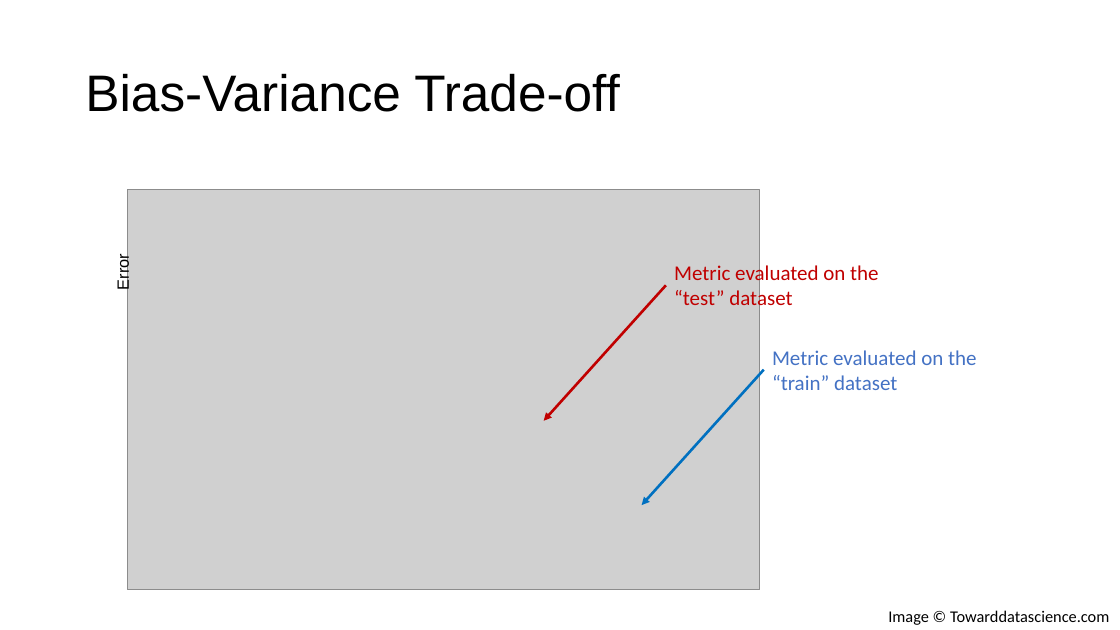
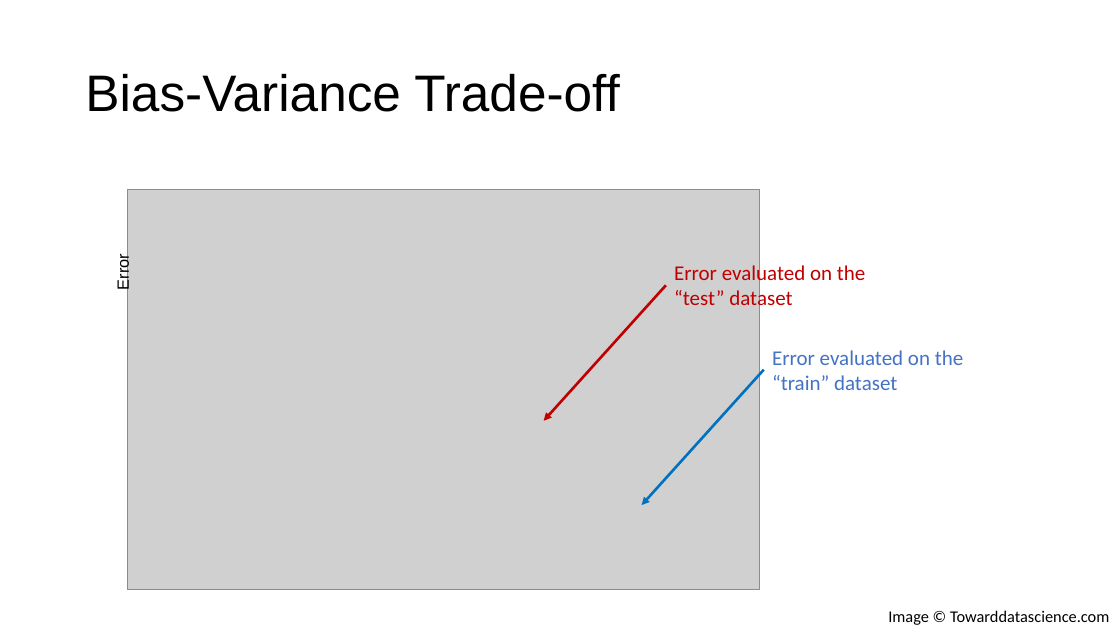
Before and after one commit to toelt-llc/MSCA-ITN-PARENT, a slide deck: slide 12 of DETERMINED2022/Introduction to model validation and unbalanced datasets/DETERMINED2022-toelt-Model_Validation_lecture_michelucci.pptx (slide 11 before the commit). Drawn at 1120x630 pixels with LibreOffice and Linux fonts; fonts in the diff are those of the drawing; grey boxes stand for pictures; background and template pictures are left out. Boxes give left, top, right and bottom in pixels: in the first picture for what was removed or moved away, otherwise in the second. Text is boxed around its words. In the diff, an @@ line names an element or a change of style, - is before the commit and + after.

```diff
--- a/DETERMINED2022/Introduction to model validation and unbalanced datasets/DETERMINED2022-toelt-Model_Validation_lecture_michelucci.pptx
+++ b/DETERMINED2022/Introduction to model validation and unbalanced datasets/DETERMINED2022-toelt-Model_Validation_lecture_michelucci.pptx
@@ text at bbox=[674, 263, 865, 287]: text changed @@
-Metric evaluated on the
+Error evaluated on the
@@ text at bbox=[772, 350, 963, 365]: text changed @@
-Metric evaluated on the
+Error evaluated on the
```
Also in this commit, not shown: 5 other slides changed, 4 slides added, 3 slides removed, 3 other files.
